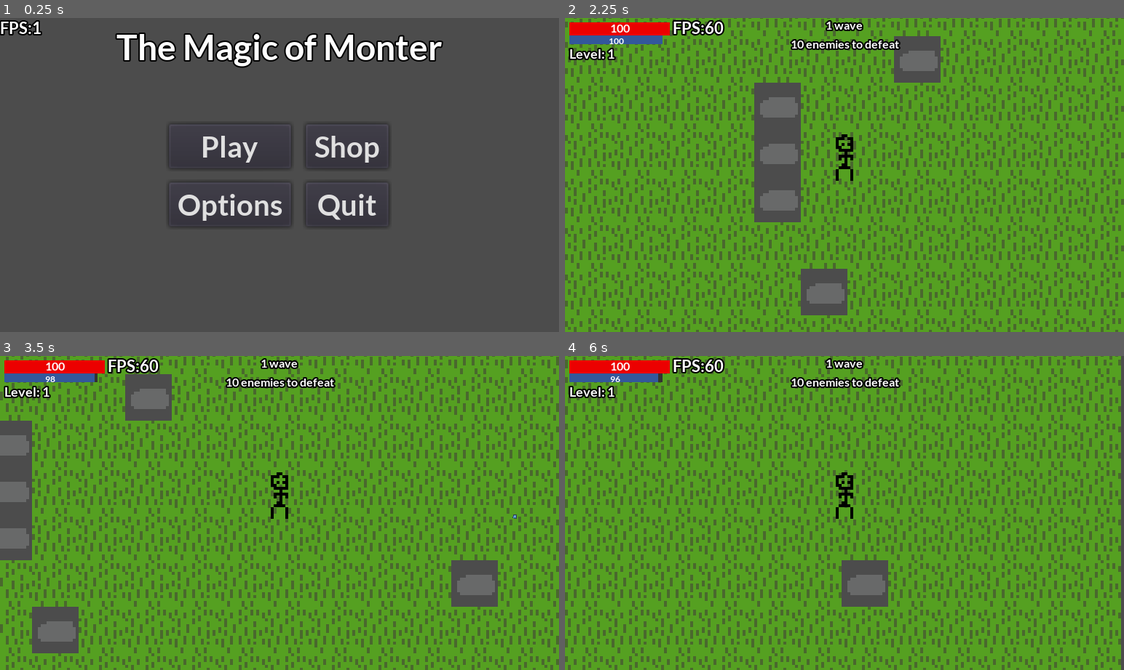
Above: before the commit, frames 1-4 (two rows, left to right).
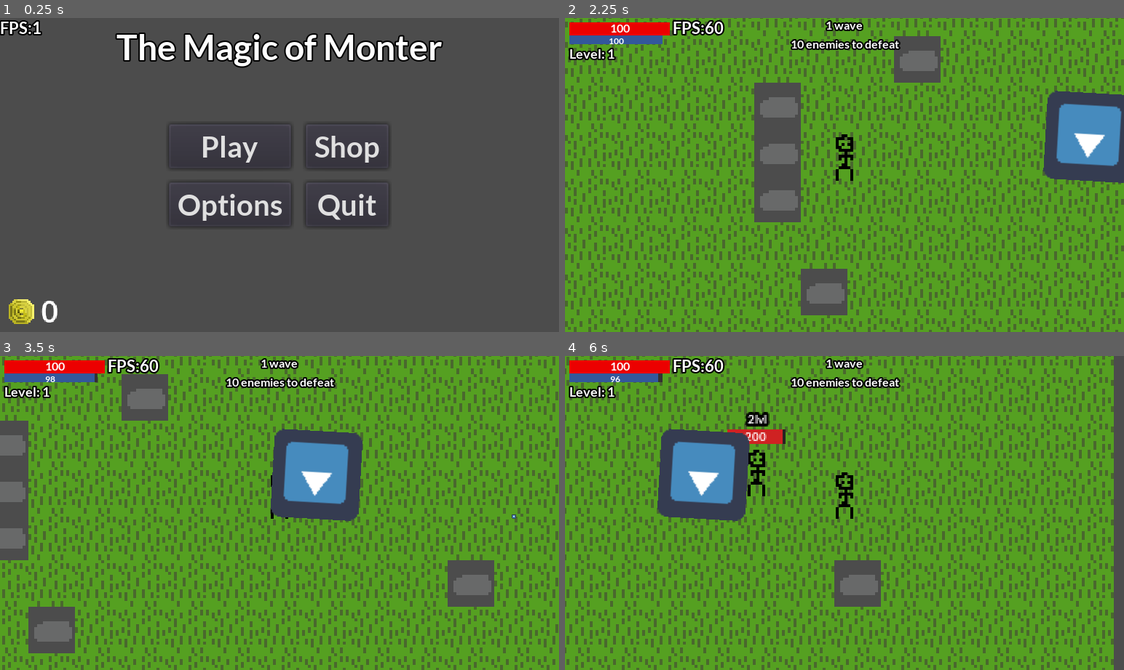
Above: after the commit, the same moments.

Repository: lolo111channel/TheMagicOfMonster
Game: Godot game, scene res://Levels/MainMenu.tscn
Same seed, same stepped clock (60 frames per second), same inputs: the game is played once before the commit and once after it. The engine's default icon, where the game draws it, is replaced by a stand-in: a white triangle on a blue panel in a dark square.
Inputs (mouse positions are in pixels of both pictures, inside the frame that each line leads up to):
- Up to frame 1 (0.25 s): no input
- Up to frame 2 (2.25 s): click "Play" at 0.5 s; click "Play" at 1.25 s; click "Play" at 2 s
- Up to frame 3 (3.5 s): tap Enter at 2.75 s; move the mouse to (402, 497) at 2.77 s; press the mouse at (402, 497) at 2.78 s; hold D (Right) from 2.78 s (still down)
- Up to frame 4 (6 s): move the mouse to (732, 528) at 3.52 s; release D (Right) at 3.53 s; release the mouse at (732, 528) at 3.53 s; hold S (Backward) 3.53-4.28 s; click (732, 528) at 3.6 s; move the mouse to (900, 443) at 4.27 s; press the mouse at (900, 443) at 4.28 s; hold D (Right) 4.28-5.03 s; move the mouse to (816, 575) at 5.02 s; release the mouse at (816, 575) at 5.03 s; hold W (Forward) 5.03-5.78 s; click (816, 575) at 5.1 s; move the mouse to (1012, 560) at 5.77 s; press the mouse at (1012, 560) at 5.78 s; hold A (Left) from 5.78 s (still down)

The runs differ from the first frame. In frame 1, 0.4% of the frame differs, in the area x 1-11%, y 89-98%; in frame 2, 3.9%; in frame 3, 43%, in the area x 0-100%, y 0-100%; in frame 4, 37%.

Commit message:
Shop update

Diff:
--- a/Levels/MainMenu.tscn
+++ b/Levels/MainMenu.tscn
@@ -6,6 +6,7 @@
 [ext_resource path="res://Prefabs/FPS_counter.tscn" type="PackedScene" id=4]
 [ext_resource path="res://Scripts/MainMenu/SelectLevel.gd" type="Script" id=5]
 [ext_resource path="res://Scripts/MainMenu/Shop.gd" type="Script" id=6]
+[ext_resource path="res://Graphics/Icons/Coin.png" type="Texture" id=7]
 
 [sub_resource type="DynamicFont" id=1]
 size = 24
@@ -18,6 +19,9 @@
 size = 20
 font_data = ExtResource( 1 )
 
+[sub_resource type="DynamicFont" id=5]
+font_data = ExtResource( 1 )
+
 [sub_resource type="DynamicFont" id=3]
 size = 8
 font_data = ExtResource( 1 )
@@ -39,6 +43,7 @@
 align = 1
 valign = 1
 __meta__ = {
+"_edit_lock_": true,
 "_edit_use_anchors_": false
 }
 
@@ -49,6 +54,7 @@
 margin_bottom = 216.0
 script = ExtResource( 3 )
 __meta__ = {
+"_edit_lock_": true,
 "_edit_use_anchors_": false
 }
 
@@ -62,6 +68,7 @@
 margin_right = 412.416
 margin_bottom = 276.696
 __meta__ = {
+"_edit_lock_": true,
 "_edit_use_anchors_": false
 }
 
@@ -106,12 +113,30 @@
 custom_fonts/font = SubResource( 2 )
 text = "Quit"
 
+[node name="Coins" type="Sprite" parent="Canvas/Menu"]
+position = Vector2( 14.5836, 201.968 )
+scale = Vector2( 1.24, 1.24 )
+texture = ExtResource( 7 )
+
+[node name="Label" type="Label" parent="Canvas/Menu/Coins"]
+margin_left = 11.0
+margin_top = -10.0
+margin_right = 20.0
+margin_bottom = 33.0
+custom_fonts/font = SubResource( 5 )
+text = "0
+"
+__meta__ = {
+"_edit_use_anchors_": false
+}
+
 [node name="SelectLevel" type="Control" parent="Canvas"]
 visible = false
 margin_right = 384.0
 margin_bottom = 216.0
 script = ExtResource( 5 )
 __meta__ = {
+"_edit_lock_": true,
 "_edit_use_anchors_": false
 }
 
@@ -159,6 +184,7 @@
 margin_bottom = 216.0
 script = ExtResource( 6 )
 __meta__ = {
+"_edit_lock_": true,
 "_edit_use_anchors_": false
 }
 
@@ -166,6 +192,7 @@
 margin_right = 384.0
 margin_bottom = 216.0
 __meta__ = {
+"_edit_lock_": true,
 "_edit_use_anchors_": false
 }
 
@@ -187,11 +214,24 @@
 "_edit_use_anchors_": false
 }
 
-[node name="GridContainer" type="GridContainer" parent="Canvas/Shop/Center/Panel"]
-margin_left = 7.0
+[node name="Scroll" type="ScrollContainer" parent="Canvas/Shop/Center/Panel"]
+margin_left = 3.0
 margin_top = 8.0
-margin_right = 194.0
-margin_bottom = 98.0
+margin_right = 202.0
+margin_bottom = 100.0
+follow_focus = true
+__meta__ = {
+"_edit_use_anchors_": false
+}
+
+[node name="VBox" type="VBoxContainer" parent="Canvas/Shop/Center/Panel/Scroll"]
+margin_right = 199.0
+margin_bottom = 125.0
+rect_min_size = Vector2( 199, 125 )
+
+[node name="GridContainer" type="GridContainer" parent="Canvas/Shop/Center/Panel/Scroll/VBox"]
+margin_right = 199.0
+margin_bottom = 82.0
 custom_constants/vseparation = 41
 custom_constants/hseparation = 98
 columns = 2
@@ -199,33 +239,44 @@
 "_edit_use_anchors_": false
 }
 
-[node name="Upgrade" parent="Canvas/Shop/Center/Panel/GridContainer" instance=ExtResource( 2 )]
+[node name="Upgrade" parent="Canvas/Shop/Center/Panel/Scroll/VBox/GridContainer" instance=ExtResource( 2 )]
 anchor_right = 0.0
 anchor_bottom = 0.0
 margin_right = 0.0
 margin_bottom = 0.0
 
-[node name="Upgrade2" parent="Canvas/Shop/Center/Panel/GridContainer" instance=ExtResource( 2 )]
+[node name="Upgrade2" parent="Canvas/Shop/Center/Panel/Scroll/VBox/GridContainer" instance=ExtResource( 2 )]
 anchor_right = 0.0
 anchor_bottom = 0.0
 margin_left = 98.0
 margin_right = 98.0
 margin_bottom = 0.0
-
-[node name="Upgrade3" parent="Canvas/Shop/Center/Panel/GridContainer" instance=ExtResource( 2 )]
+id = 1
+
+[node name="Upgrade3" parent="Canvas/Shop/Center/Panel/Scroll/VBox/GridContainer" instance=ExtResource( 2 )]
 anchor_right = 0.0
 anchor_bottom = 0.0
 margin_top = 41.0
 margin_right = 0.0
 margin_bottom = 41.0
-
-[node name="Upgrade4" parent="Canvas/Shop/Center/Panel/GridContainer" instance=ExtResource( 2 )]
+id = 2
+
+[node name="Upgrade4" parent="Canvas/Shop/Center/Panel/Scroll/VBox/GridContainer" instance=ExtResource( 2 )]
 anchor_right = 0.0
 anchor_bottom = 0.0
 margin_left = 98.0
 margin_top = 41.0
 margin_right = 98.0
 margin_bottom = 41.0
+id = 3
+
+[node name="Upgrade5" parent="Canvas/Shop/Center/Panel/Scroll/VBox/GridContainer" instance=ExtResource( 2 )]
+anchor_right = 0.0
+anchor_bottom = 0.0
+margin_top = 82.0
+margin_right = 0.0
+margin_bottom = 82.0
+id = 4
 
 [connection signal="pressed" from="Canvas/Menu/Margin/Grid/PlayButton" to="Canvas/Menu" method="_on_PlayButton_pressed"]
 [connection signal="pressed" from="Canvas/Menu/Margin/Grid/ShopButton" to="Canvas/Menu" method="_on_ShopButton_pressed"]
--- a/Levels/Test_Level.tscn
+++ b/Levels/Test_Level.tscn
@@ -73,3 +73,13 @@
 
 [node name="Spawner" parent="." instance=ExtResource( 6 )]
 position = Vector2( 15.5907, 126.062 )
+
+[node name="Spawner2" parent="." instance=ExtResource( 6 )]
+position = Vector2( 57.5931, 39.2256 )
+
+[node name="Spawner3" parent="." instance=ExtResource( 6 )]
+position = Vector2( 94.4042, 201.572 )
+
+[node name="Spawner4" parent="." instance=ExtResource( 6 )]
+position = Vector2( 259.11, 114.736 )
+rotation = -3.08479
--- a/Prefabs/UpgradePanel.tscn
+++ b/Prefabs/UpgradePanel.tscn
@@ -1,7 +1,8 @@
-[gd_scene load_steps=6 format=2]
+[gd_scene load_steps=7 format=2]
 
 [ext_resource path="res://Graphics/Icons/Sword.png" type="Texture" id=1]
 [ext_resource path="res://Graphics/Fonts/Lato-Bold.ttf" type="DynamicFontData" id=2]
+[ext_resource path="res://Scripts/MainMenu/UpgradePanel.gd" type="Script" id=3]
 
 [sub_resource type="StyleBoxFlat" id=1]
 bg_color = Color( 0.6, 0.6, 0.6, 0 )
@@ -24,6 +25,7 @@
 anchor_bottom = 1.0
 margin_right = -296.0
 margin_bottom = -185.0
+script = ExtResource( 3 )
 __meta__ = {
 "_edit_use_anchors_": false
 }
@@ -74,3 +76,5 @@
 __meta__ = {
 "_edit_use_anchors_": false
 }
+
+[connection signal="pressed" from="Panel/Button" to="." method="_on_Button_pressed"]
--- a/Scripts/Global.gd
+++ b/Scripts/Global.gd
@@ -3,6 +3,15 @@
 var lang:String = "eng"
 var player:Player = null
 var coins:int = 0
+
+var base_health_level:int = 1
+var base_mana_level:int = 1
+var base_attack_level:int = 1
+var base_speed_level:int = 1
+var base_attack_speed_level:int = 1
+
+var attack_speed = 0.5
+
 
 func list_files_in_directory(path):
 	var files = []
@@ -19,3 +28,32 @@
 	dir.list_dir_end()
 
 	return files
+
+
+func add(x):
+	match x:
+		0:
+			base_health_level += 1
+		1:
+			base_mana_level += 1
+		2:
+			base_attack_level += 1
+		3:
+			attack_speed -= 0.05
+			base_attack_speed_level += 1
+		4:
+			base_speed_level += 1
+
+func getVar(x:int)->int:
+	match x:
+		0:
+			return base_health_level
+		1:
+			return base_mana_level
+		2:
+			return base_attack_level
+		3:
+			return base_attack_speed_level
+		4:
+			return base_speed_level
+	return 0
--- a/Scripts/MainMenu/Menu.gd
+++ b/Scripts/MainMenu/Menu.gd
@@ -3,6 +3,8 @@
 onready var select_level:Control = get_owner().get_node("Canvas/SelectLevel")
 onready var shop:Control = get_node("/root/MainMenu/Canvas/Shop")
 
+func _process(delta):
+	$Coins/Label.text = str(Global.coins)
 
 func _on_PlayButton_pressed():
 	if(!select_level.visible):
--- /dev/null
+++ b/Scripts/MainMenu/UpgradePanel.gd
@@ -0,0 +1,21 @@
+extends Control
+
+export var id: int = 0
+var cost:int = 10
+
+func _process(delta):
+	cost = Global.getVar(id) * 100
+
+	$Panel/Label2.text = "Cost: "+ str(cost)+"C"
+
+	if Global.getVar(id) >= 10:
+		$Panel/Label2.text = "MAX"
+
+func upgrade():
+	if(Global.coins >= cost and Global.getVar(id) < 10):
+		Global.add(id)
+		Global.coins -= cost
+
+
+func _on_Button_pressed():
+	upgrade()
--- a/Scripts/Manager.gd
+++ b/Scripts/Manager.gd
@@ -20,7 +20,6 @@
 
 	$CanvasLayer/Label.text = str(wave) +" wave \n" + str(everyone_eniemies) +" enemies to defeat"
 
-	print(Global.coins)
 
 	if(everyone_eniemies <= 0):
 		wave+=1
--- a/Scripts/Player/Player.gd
+++ b/Scripts/Player/Player.gd
@@ -11,6 +11,8 @@
 
 var health:int = 100
 var mana:int = 100
+
+var attack:int = 10
 
 var mana_cost = 2
 
@@ -30,6 +32,15 @@
 func _ready():
 	Global.player = self
 
+	max_health = 100 * Global.base_health_level
+	max_mana = 100 * Global.base_mana_level
+	attack = 10 * Global.base_attack_level
+	movement_speed = 100.0 + Global.base_speed_level * 2
+	max_attack_time = Global.attack_speed
+
+	regeneration_health_mana()
+
+
 func _process(delta):
 	attack_time += delta
 
@@ -40,7 +51,7 @@
 
 	shooting.position_to_look_at = get_global_mouse_position()
 	if(Input.is_action_pressed("Shot") and mana >= mana_cost and attack_time >= max_attack_time):
-		shooting.attack = level * 10
+		shooting.attack = attack + level * 10
 		shooting.shot()
 		mana -= mana_cost
 		attack_time = 0
Binary file added: Graphics/Icons/Coin.png
Not shown, added: Graphics/Icons/Coin.png.import
Not shown: 1 places in Levels/MainMenu.tscn that only renumber resources
